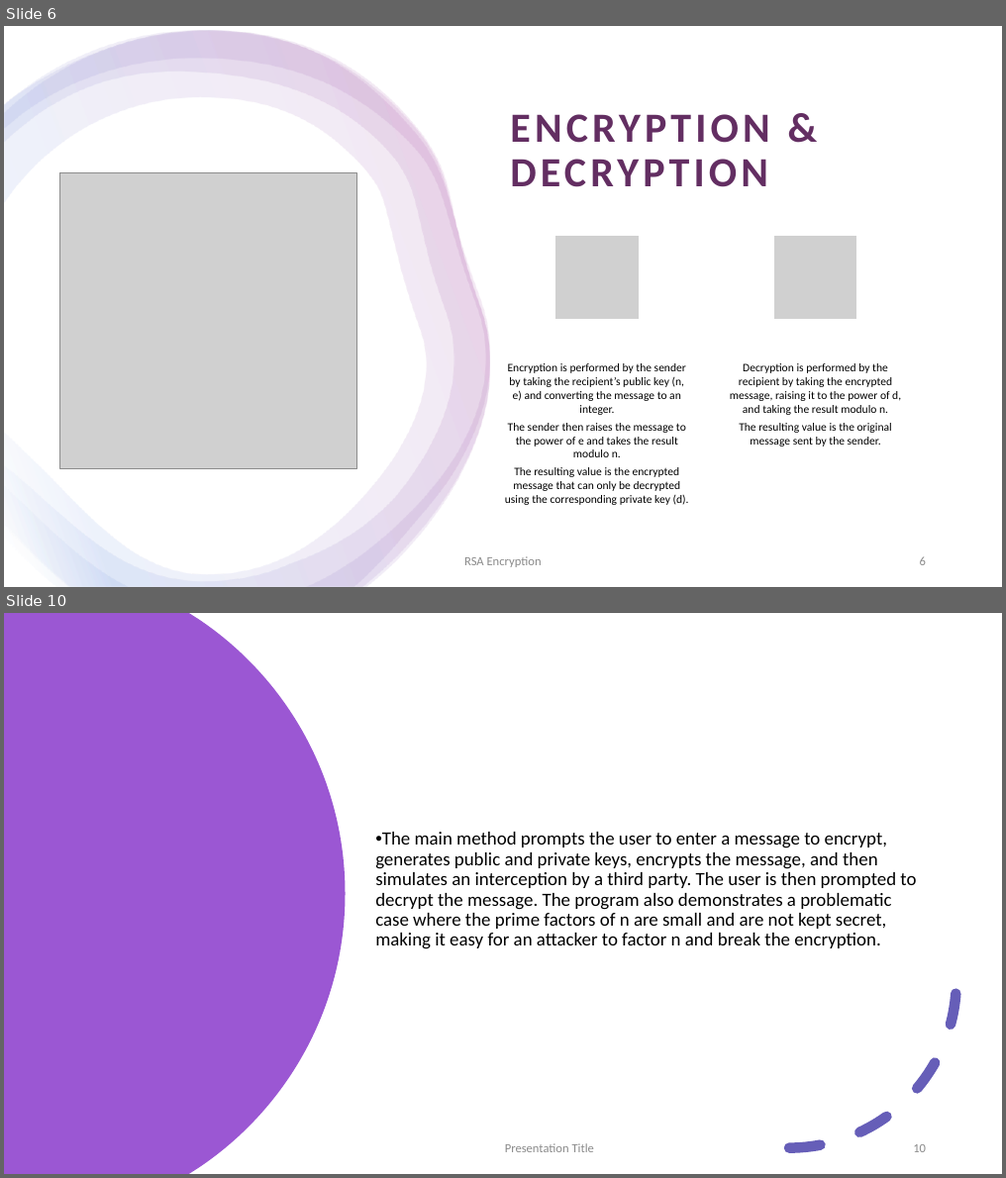
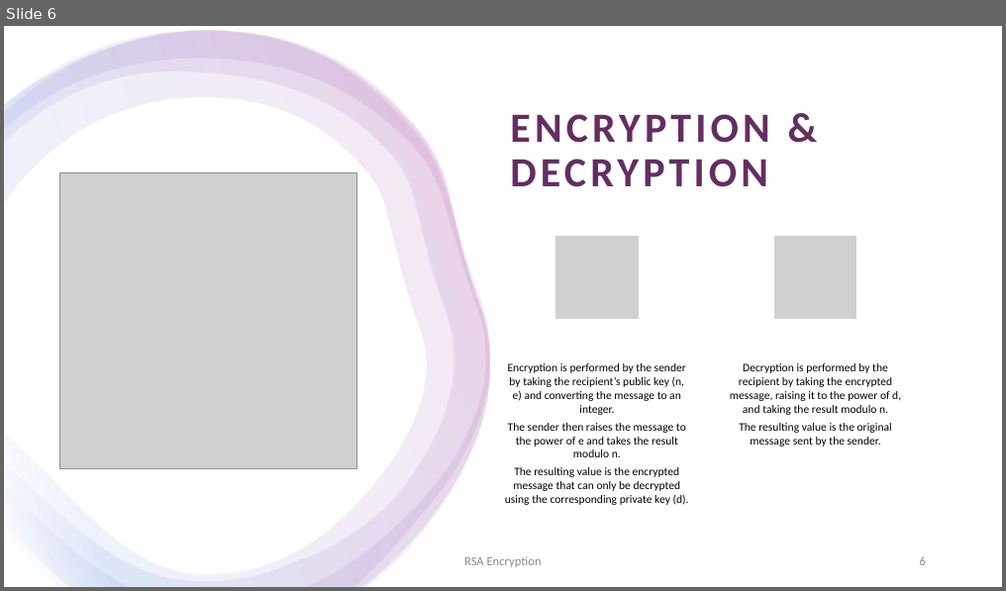
Before and after one commit to tpmcaloon/University, a slide deck: SecurityAndEncryption/RSAEncryptionPresentation.pptx. Shown one above the other, each under a label of ours: slides 6 and 10 before the commit, slide 6 after it; the slides between them are not shown. The pictures are 1006x1178 and 1006x591 pixels, drawn with LibreOffice and Linux fonts; fonts in the diff are those of the drawing; grey boxes stand for pictures. Boxes give left, top, right and bottom in pixels: in the first picture for what was removed or moved away, otherwise in the second. Text is boxed around its words. In the diff, an @@ line names an element or a change of style, - is before the commit and + after.

Commit message:
Security & Encryption Presentation and Assignment

```diff
--- a/SecurityAndEncryption/RSAEncryptionPresentation.pptx
+++ b/SecurityAndEncryption/RSAEncryptionPresentation.pptx
@@ slide 10 removed at [4,613,1002,1174], background #FFFFFF; not listed: 1 template element that a slide beside it also shows @@
@@ rectangle removed at [4,613,1002,1174] @@
@@ freeform shape removed at [4,613,346,1174] @@
@@ arc (boxed as its full ellipse) removed at [623,814,957,1149] @@
@@ text removed at [375,832,916,950] @@
-• The main method prompts the user to enter a message to encrypt, generates public and private keys, encrypts the message, and then simulates an interception by a third party. The user is then prompted to decrypt the message. The program also demonstrates a problematic case where the prime factors of n are small and are not kept secret, making it easy for an attacker to factor n and break the encryption.
@@ text removed at [505,1144,594,1153] @@
-Presentation Title
@@ page number removed at [913,1145,926,1153] @@
-10
```
Also in this commit, not shown: 2 slides changed, 11 slides added, 4 other slides removed, 2 other files.
